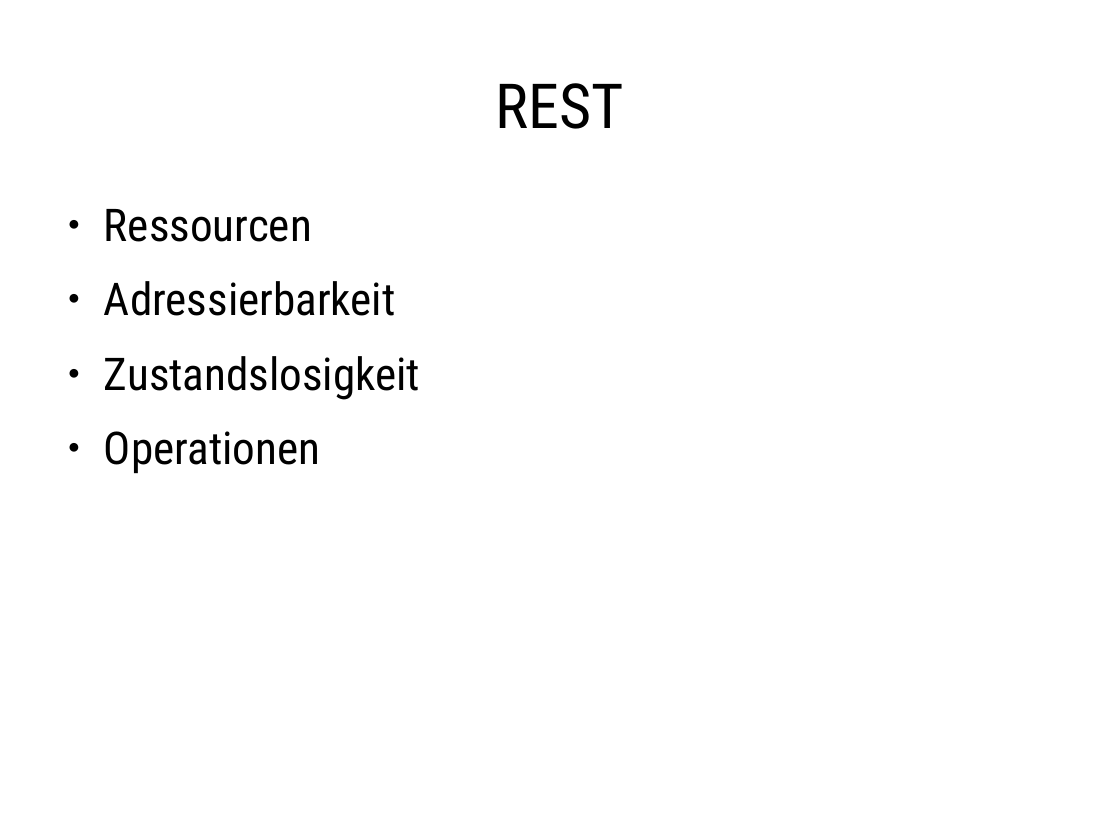
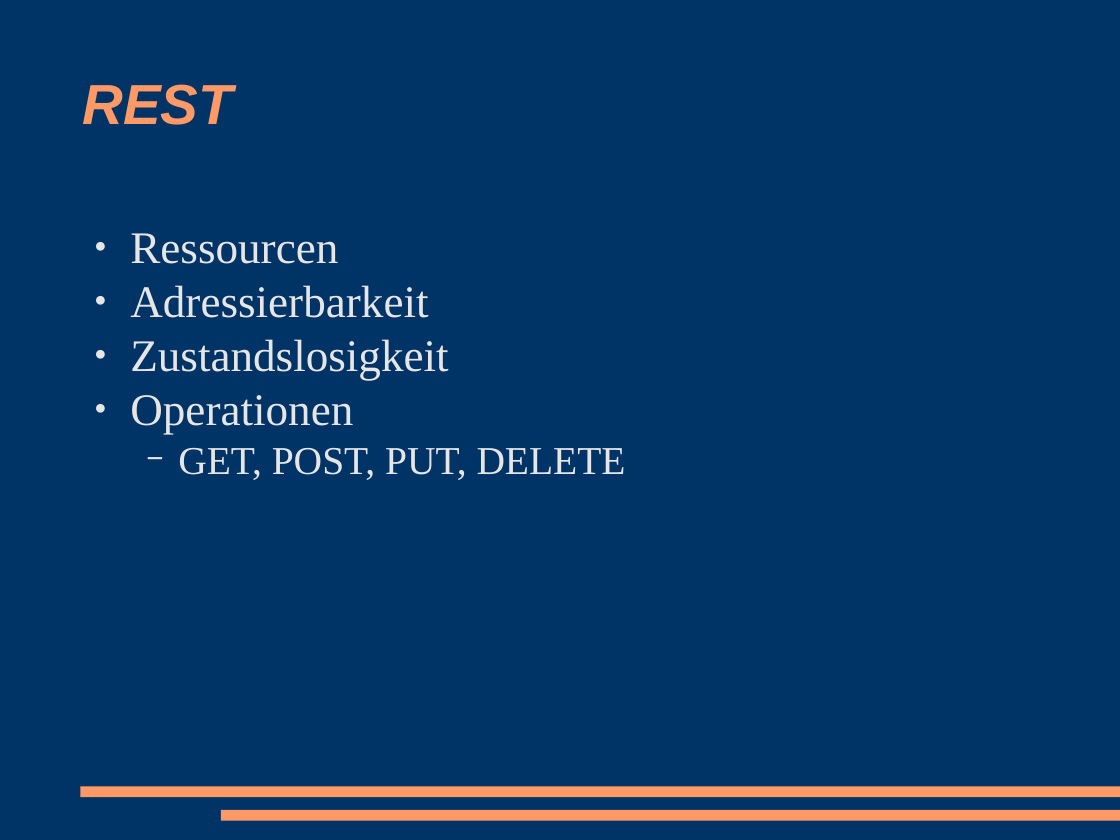
Before and after one commit to racke/Presentations, a slide deck: slide 10 of pws2008/rtrest.odp. Drawn at 1120x840 pixels with LibreOffice and Linux fonts; fonts in the diff are those of the drawing. Boxes give left, top, right and bottom in pixels: in the first picture for what was removed or moved away, otherwise in the second. Text is boxed around its words. In the diff, an @@ line names an element or a change of style, - is before the commit and + after.

```diff
--- a/pws2008/rtrest.odp
+++ b/pws2008/rtrest.odp
@@ background #FFFFFF to #003366 @@
@@ title "REST": place and size @@
-title "REST" at box(496, 83, 624, 129)
+title "REST" at box(82, 84, 232, 125)
@@ title "REST" at box(82, 84, 232, 125): size 44 to 40 pt, font Roboto Condensed to Arial, text colour #000000 to #FF9966, bold on, italic on; alignment centre to left @@
@@ text "Ressourcen": place and size @@
-text "Ressourcen" at box(104, 209, 420, 474)
+text "Ressourcen" at box(130, 233, 626, 480)
@@ text at box(130, 233, 448, 435): font Roboto Condensed to Times New Roman, text colour #000000 to #E6E6E6 in "Ressourcen", "Adressierbarkeit", "Zustandslosigkeit", "Operationen"; less space between paragraphs; bullet colour #000000 to #E6E6E6 @@
@@ text at box(178, 448, 626, 480): paragraph added @@
+  − GET, POST, PUT, DELETE
@@ rectangle added at box(80, 787, 1120, 798), fill #FF9966 @@
@@ rectangle added at box(221, 810, 1120, 821), fill #FF9966 @@
```
Also in this commit, not shown: 11 other slides changed, 5 slides added, 3 slides removed.
